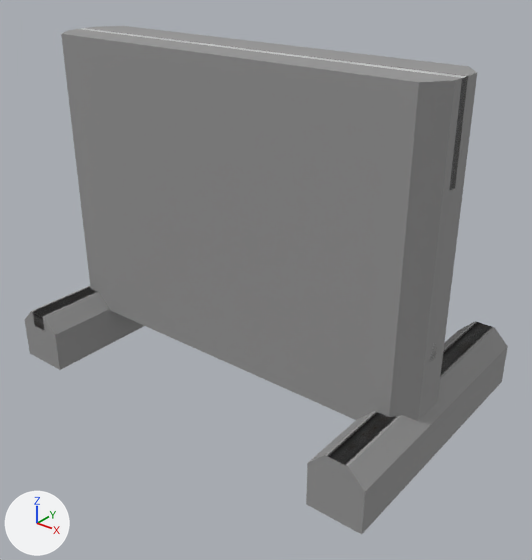
Renders of the COLLADA model levels/west_coast_usa/art/shapes/objects/construction_sign_big_c.DAE from each side of a commit.
The view is the same before and after, from a camera (50 mm lens) standing at (2.54, -3.1, 2.31) and looking at (0.13, -0.08, 0.44). The axes (+X, +Y, +Z) are drawn at lower left. The lights are the same throughout. Where no turn or scale is listed for an object, it has been applied to the vertices.

The first picture shows 'ClosedRoad_sign_big_c200', 'colmesh-1'.
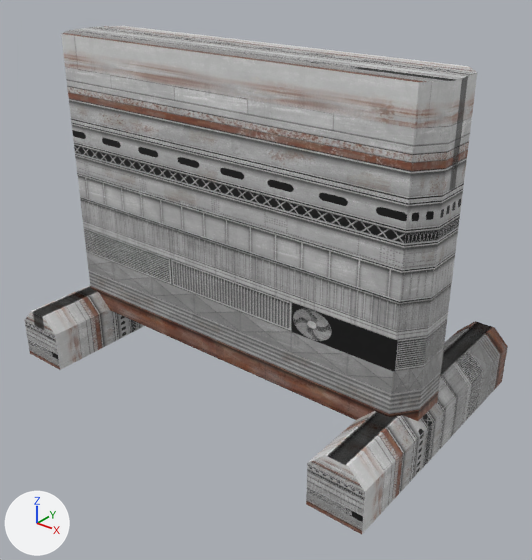
Pixel boxes [x1, y1, x2, y2] of what changed, in the pictures (532 x 560 px):
'colmesh-1', recoloured: [25, 26, 508, 534] in both

The change, as a list of edits to the scene's bpy script:
```text
Add mat_industrial_001:
    mat_industrial_001 = principled_material('industrial.001')
    mat_industrial_001.texture = img_industrial_d_dds
    mat_industrial_001.roughness = 0.64
Change me_colmesh_1mesh:
    where me_colmesh_1mesh.from_pydata(...)  # 40 vertices, 68 faces; spans x -1.28..1.28, y -0.81..0.81, z -0.25..1.74
    remove me_colmesh_1mesh.materials.append(mat_coloreffectr225g87b143_material)  # grey #969696
    add me_colmesh_1mesh.materials.append(mat_industrial_001)  # picture img_industrial_d_dds
```
